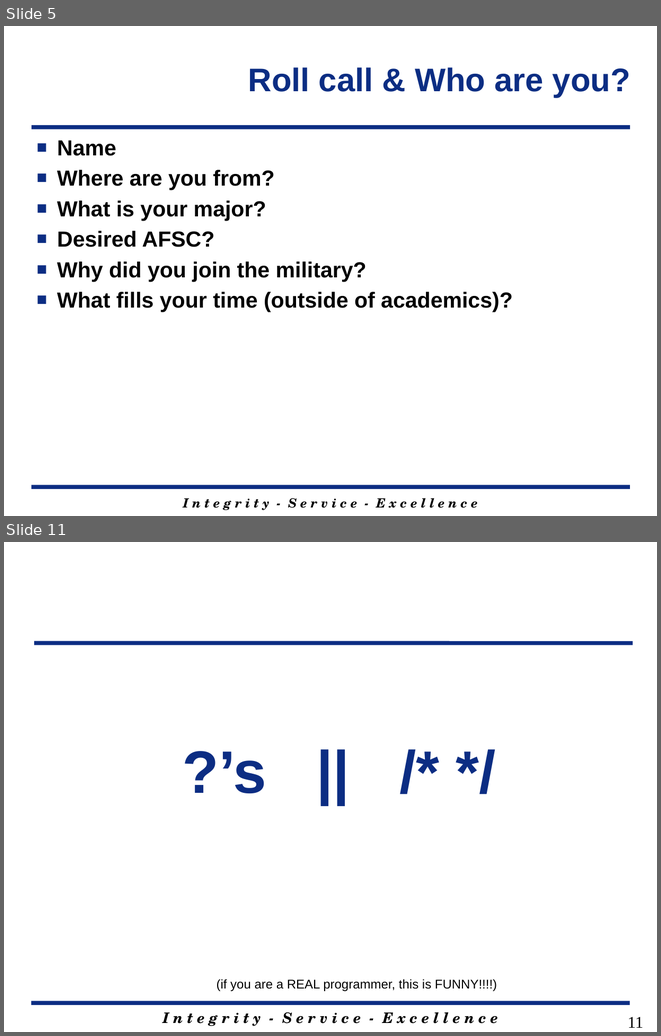
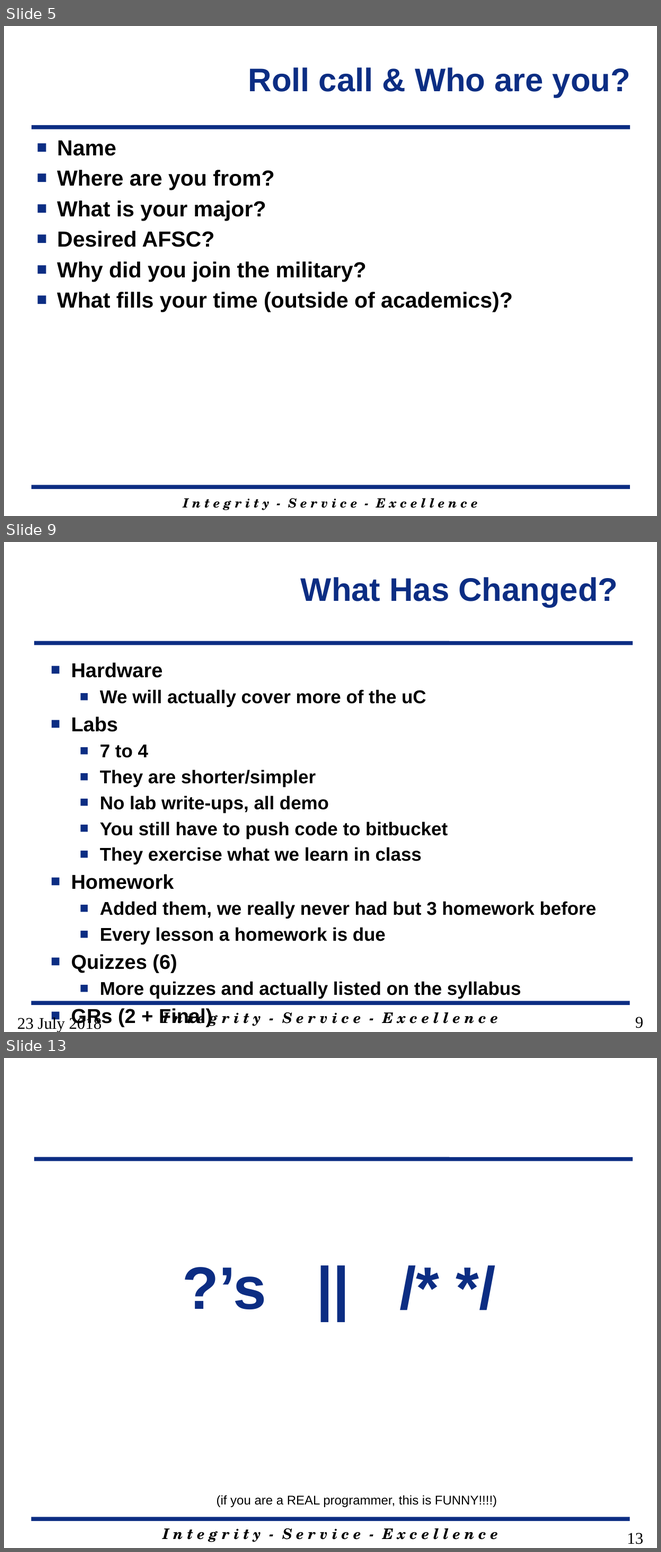
Before and after one commit to MarsUniversity/ECE382, a slide deck: source/lessons/lsn1/Lsn1.pptx. Shown one above the other, each under a label of ours: slides 5 and 11 before the commit, slides 5, 9 and 13 after it; the slides between them are not shown. The pictures are 661x1036 and 661x1552 pixels, drawn with LibreOffice and Linux fonts; fonts in the diff are those of the drawing; background and template pictures are left out. Boxes give left, top, right and bottom in pixels: in the first picture for what was removed or moved away, otherwise in the second. Text is boxed around its words. In the diff, an @@ line names an element or a change of style, - is before the commit and + after.

```diff
--- a/source/lessons/lsn1/Lsn1.pptx
+++ b/source/lessons/lsn1/Lsn1.pptx
@@ slide 9 added at <box>4,542,657,1032</box>, background #FFFFFF; not listed: 3 template elements that a slide beside it also shows @@
@@ title added at <box>301,577,618,607</box>, 36 pt, text #0C2D83, bold @@
+What Has Changed?
@@ text added at <box>71,662,597,998</box>, 20.4 pt, text #000000, bold @@
+■ Hardware
+  ■ We will actually cover more of the uC
+■ Labs
+  ■ 7 to 4
+  ■ They are shorter/simpler
+  ■ No lab write-ups, all demo
+  ■ You still have to push code to bitbucket
+  ■ They exercise what we learn in class
+■ Homework
+  ■ Added them, we really never had but 3 homework before
+  ■ Every lesson a homework is due
+■ Quizzes (6)
+  ■ More quizzes and actually listed on the syllabus
+■ GRs (2 + Final)
+  ■ You cannot keep GRs anymore
@@ text added at <box>17,1016,102,1032</box>, 18 pt, text #000000 @@
+23 July 2018
@@ page number added at <box>635,1016,643,1028</box>, 18 pt, text #000000 @@
+9
@@ what was slide 11 is now slide 13 @@
@@ page number at <box>627,1532,643,1544</box>: text changed @@
-11
+13
```
Also in this commit, not shown: 12 slides changed, 1 other slide added.
